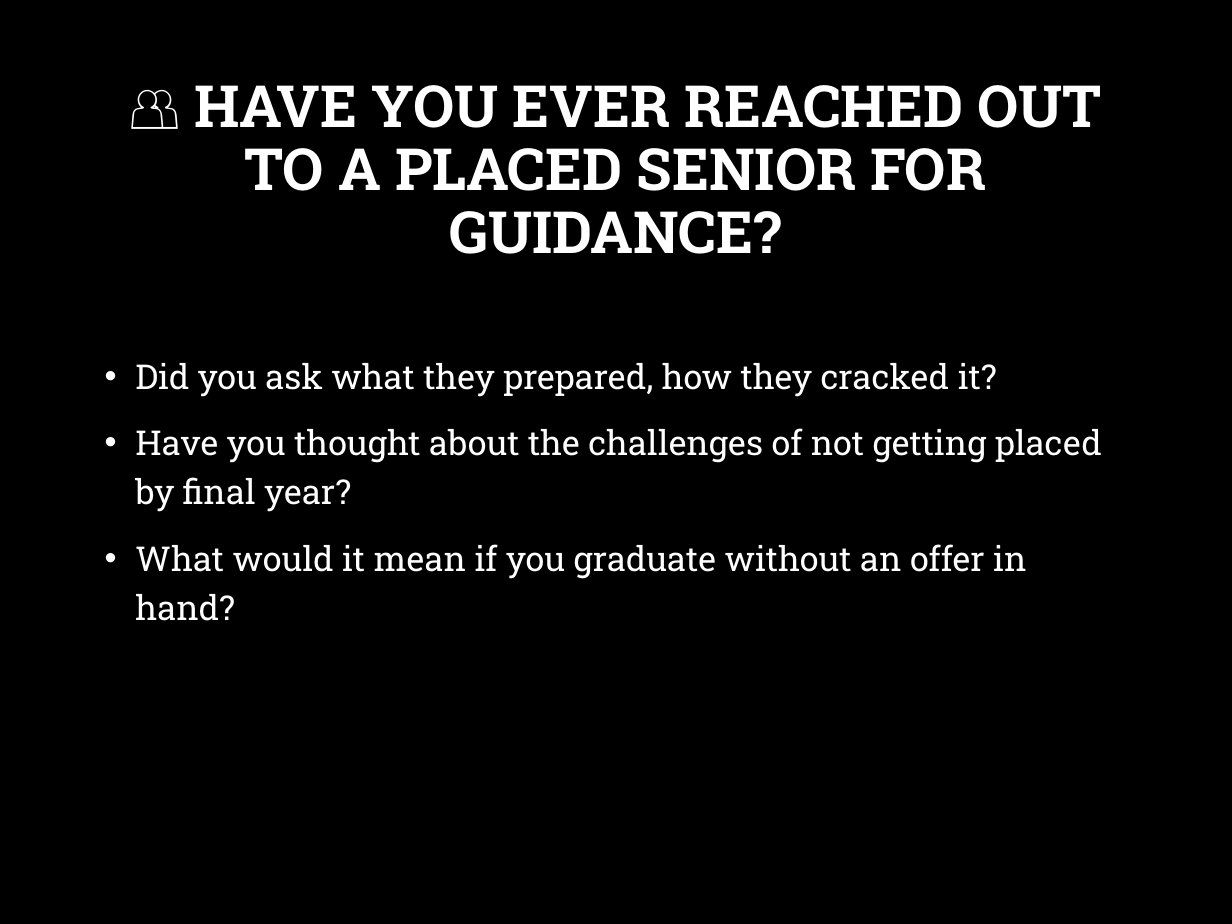
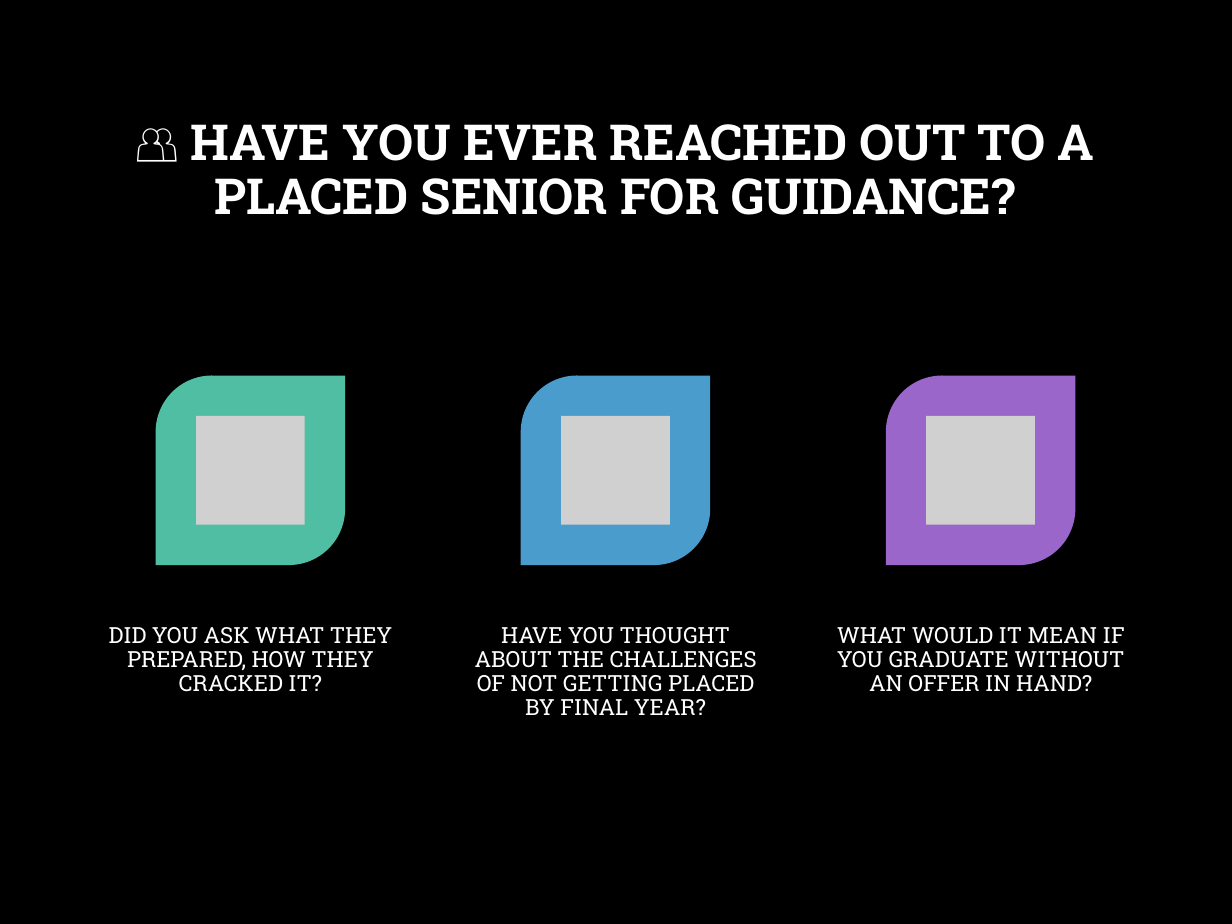
Before and after one commit to R-Venkat-Kalyan/Career-Launchpad, a slide deck: slide 4 of Updated_Summer_Placement_Training_Presentation.pptx (slide 3 before the commit). Drawn at 1232x924 pixels with LibreOffice and Linux fonts; fonts in the diff are those of the drawing; grey boxes stand for pictures; background and template pictures are left out. Boxes give left, top, right and bottom in pixels: in the first picture for what was removed or moved away, otherwise in the second. Text is boxed around its words. In the diff, an @@ line names an element or a change of style, - is before the commit and + after.

```diff
--- a/Updated_Summer_Placement_Training_Presentation.pptx
+++ b/Updated_Summer_Placement_Training_Presentation.pptx
@@ title "👥 HAVE YOU EVER REACHED ..." at [191, 124, 1095, 215]: size 34 to 29 pt @@
@@ rectangle added at [0, 282, 1232, 924], fill #000000 at 50% opacity @@
@@ text removed at [135, 363, 1102, 621] @@
-• Did you ask what they prepared, how they cracked it?
-• Have you thought about the challenges of not getting placed by final year?
-• What would it mean if you graduate without an offer in hand?
@@ group added at [109, 376, 1125, 715]: 3 round diag rects, 3 pictures, 3 texts @@
+DID YOU ASK WHAT THEY PREPARED, HOW THEY CRACKED IT?
+HAVE YOU THOUGHT ABOUT THE CHALLENGES OF NOT GETTING PLACED BY FINAL YEAR?
+WHAT WOULD IT MEAN IF YOU GRADUATE WITHOUT AN OFFER IN HAND?
```
Also in this commit, not shown: 4 other slides changed.
